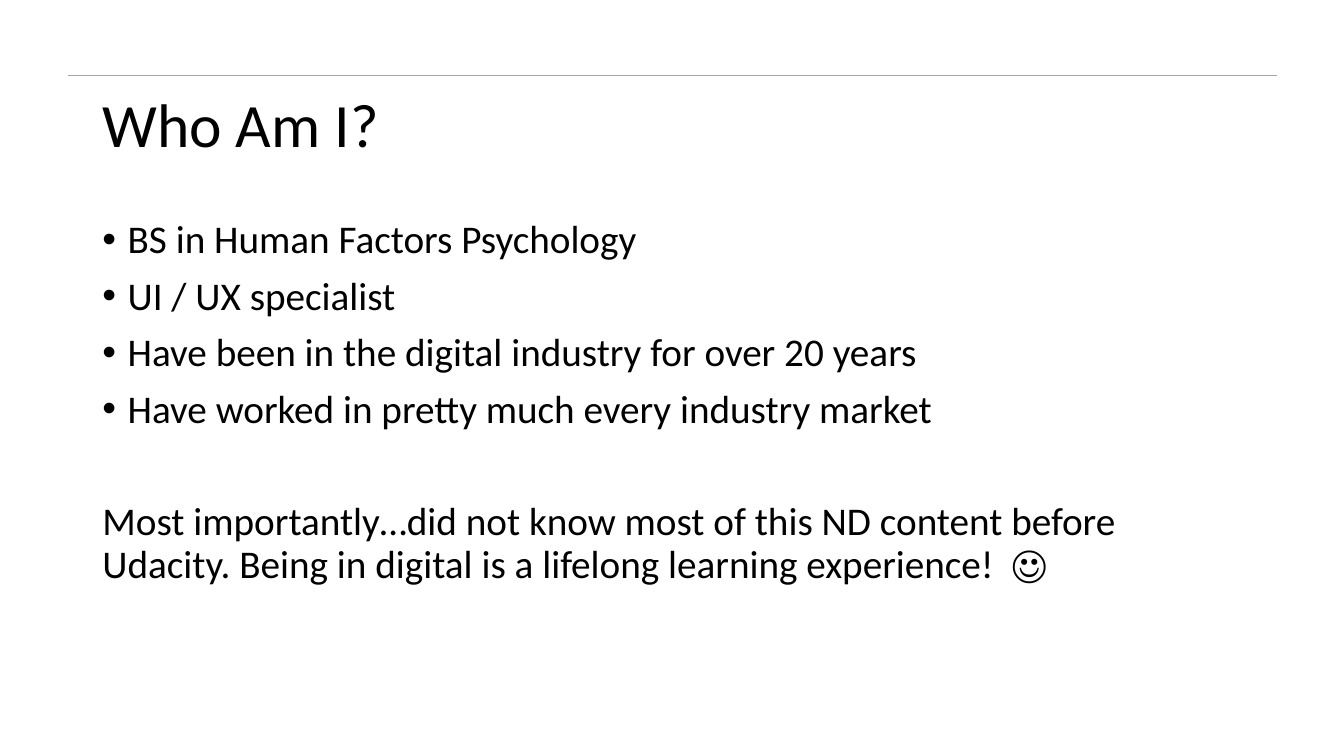
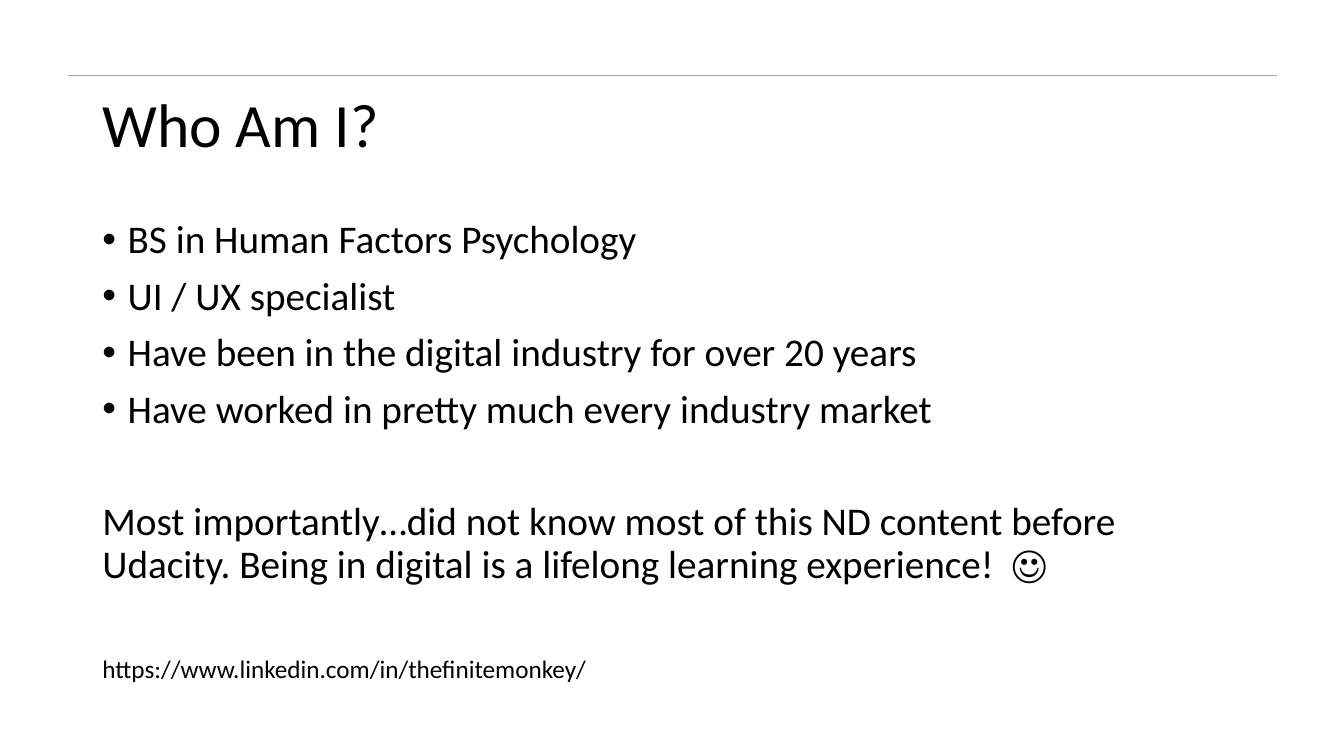
Before and after one commit to thefinitemonkey/Udacity-MWS-Presentations, a slide deck: slide 10 of MWS Project 2 Presentation.pptx. Drawn at 1344x756 pixels with LibreOffice and Linux fonts; fonts in the diff are those of the drawing; background and template pictures are left out. Boxes give left, top, right and bottom in pixels: in the first picture for what was removed or moved away, otherwise in the second. Text is boxed around its words. In the diff, an @@ line names an element or a change of style, - is before the commit and + after.

```diff
--- a/MWS Project 2 Presentation.pptx
+++ b/MWS Project 2 Presentation.pptx
@@ text at (x1=102, y1=660, x2=586, y2=682): paragraph added @@
+https://www.linkedin.com/in/thefinitemonkey/
```
